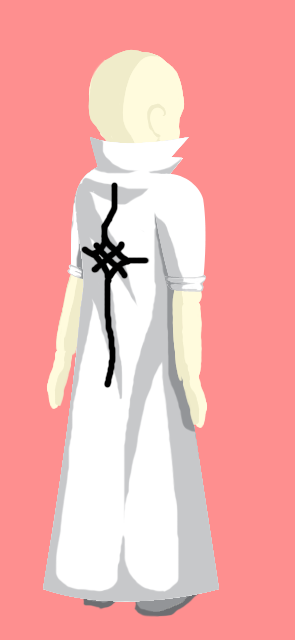
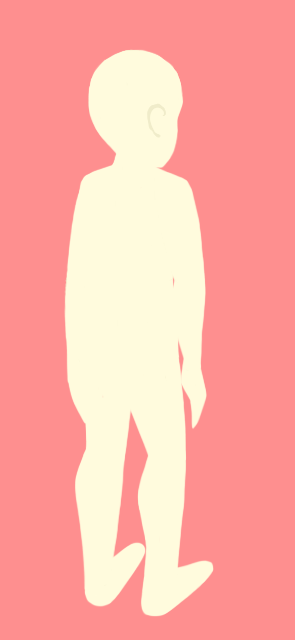
Comparing the layer stacks of the two 295 × 640 images. Changes:
removed group "backbeta" (40 layers) over left=43, top=49, right=219, bottom=617
removed group "right arm" (4 layers) from group "backbeta" over left=153, top=174, right=208, bottom=443
moved "head" out of group "head", painted on it over left=88, top=49, right=185, bottom=169
removed layer "Layer 11" from group "backbeta" over left=120, top=332, right=197, bottom=594
removed layer "Layer 13" from group "backbeta" over left=70, top=324, right=137, bottom=583
removed group "legright" (3 layers) from group "backbeta" over left=106, top=319, right=214, bottom=615
removed layer "Layer 14" from group "backbeta" over left=80, top=181, right=150, bottom=389
removed layer "coat v2" from group "backbeta" over left=43, top=137, right=219, bottom=602
removed layer "coat v1" from group "backbeta" over left=43, top=137, right=219, bottom=602
removed group "head" (1st of 2, in "backbeta") (1 layers) from group "backbeta" over left=88, top=49, right=185, bottom=166
renamed "uppertorso" to "chest", moved it out of group "torso", painted on it over left=78, top=144, right=192, bottom=289
removed group "left arm" (3 layers) from group "backbeta" over left=46, top=170, right=107, bottom=409
renamed "lowertorse" to "torso", moved it out of group "torso", painted on it over left=75, top=244, right=180, bottom=362
renamed "thigh" to "right thigh", moved it out of group "legright", painted on it over left=106, top=319, right=190, bottom=479
removed group "legleft" (4 layers) from group "backbeta" over left=75, top=325, right=142, bottom=610
removed layer "Layer 1" from group "backbeta" over left=76, top=196, right=189, bottom=322
removed group "torso" (in "backbeta") (2 layers) from group "backbeta" over left=78, top=144, right=192, bottom=362
…and 19 more changes (11 painted, 8 removed, 11 renamed, 11 stack)
